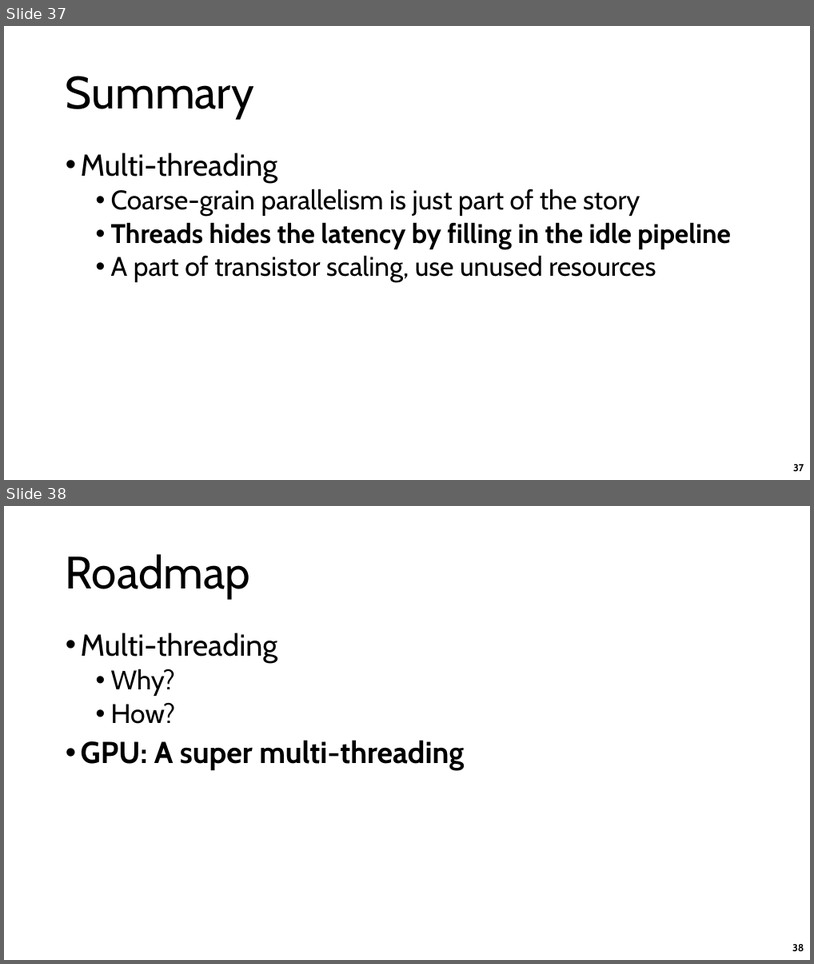
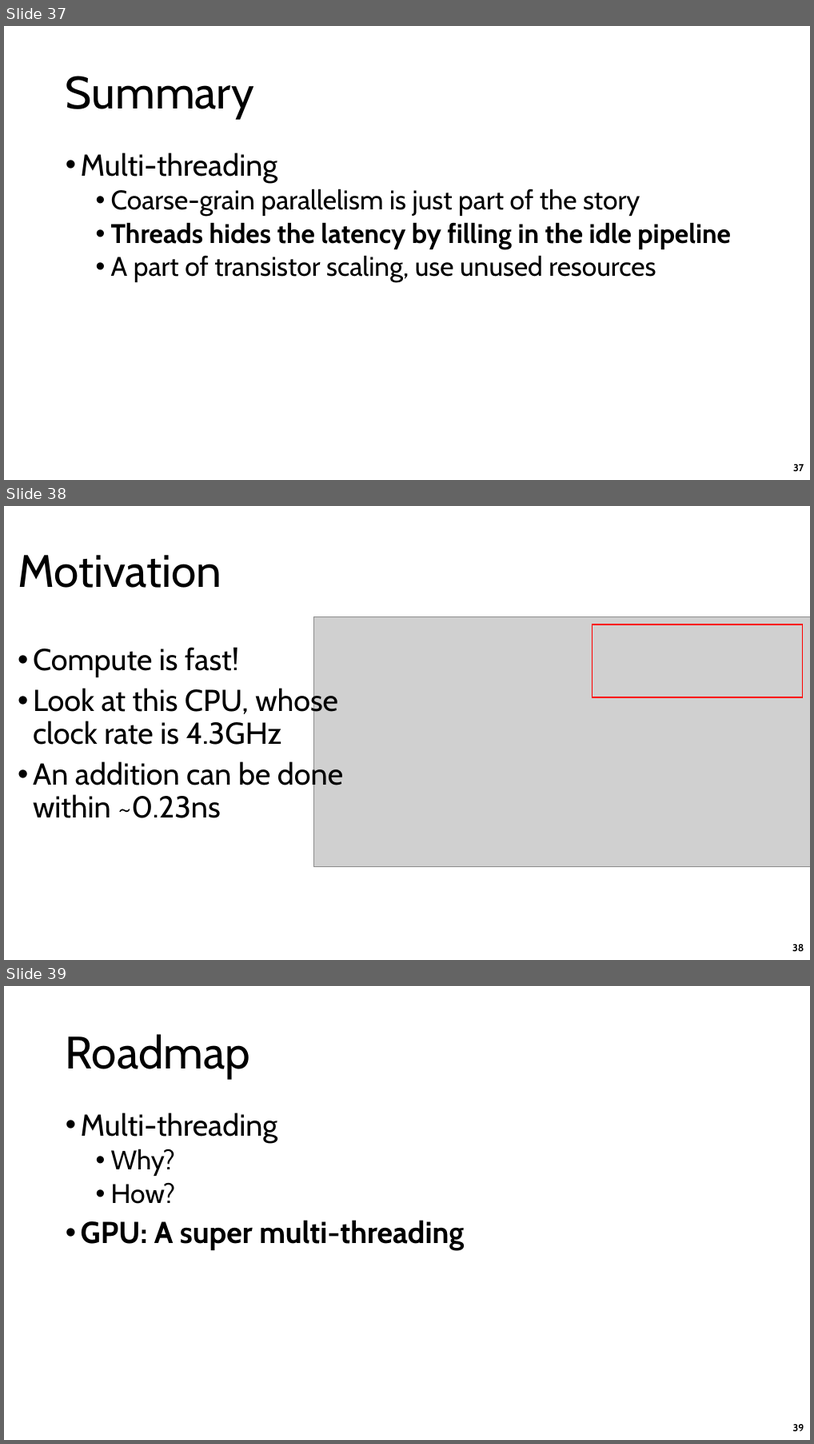
Before and after one commit to were/sys-arch, a slide deck: w6d2-mt.pptx. Shown one above the other, each under a label of ours: slides 37 and 38 before the commit, slides 37, 38 and 39 after it. The pictures are 814x964 and 814x1444 pixels, drawn with LibreOffice and Linux fonts; fonts in the diff are those of the drawing; grey boxes stand for pictures. Boxes give left, top, right and bottom in pixels: in the first picture for what was removed or moved away, otherwise in the second. Text is boxed around its words. In the diff, an @@ line names an element or a change of style, - is before the commit and + after.

```diff
--- a/w6d2-mt.pptx
+++ b/w6d2-mt.pptx
@@ slide 38 added at bbox=[4, 506, 810, 960], background #FFFFFF @@
@@ title added at bbox=[18, 555, 222, 588], 54 pt, text #000000 @@
+Motivation
@@ picture added at bbox=[314, 616, 810, 866] @@
@@ rectangle added at bbox=[593, 624, 803, 697], outline #FF0000 1.5 pt @@
@@ text added at bbox=[33, 647, 343, 818], 36 pt, text #000000 @@
+• Compute is fast!
+• Look at this CPU, whose clock rate is 4.3GHz
+• An addition can be done within ~0.23ns
@@ page number added at bbox=[793, 944, 804, 951], 12 pt, text #000000, bold @@
+38
@@ what was slide 38 is now slide 39 @@
```
Also in this commit, not shown: 1 slide changed, 2 other files.
